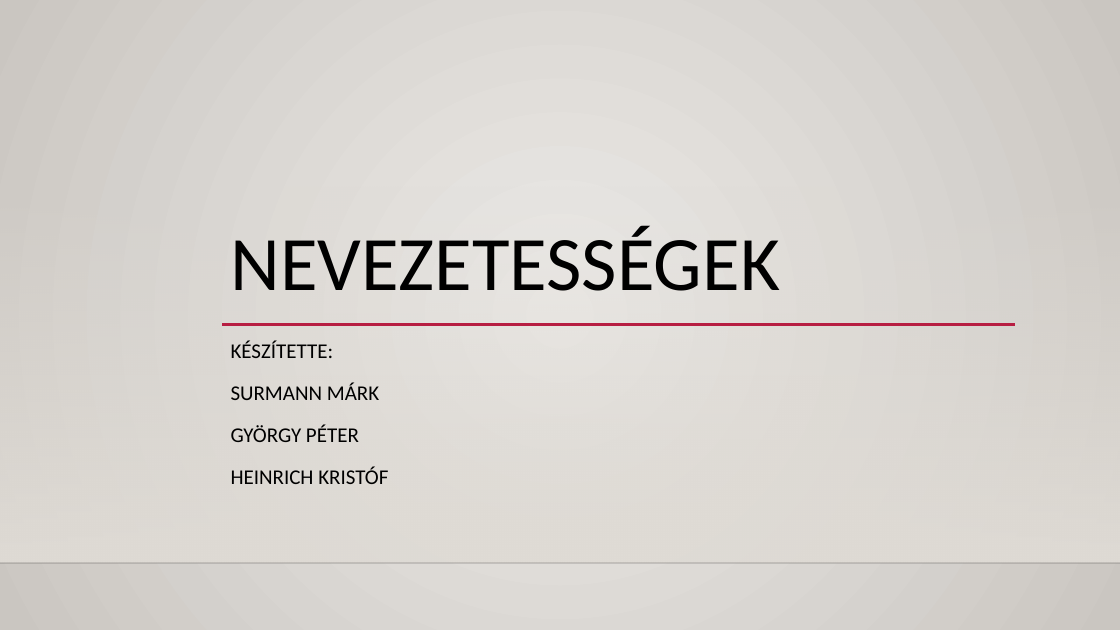
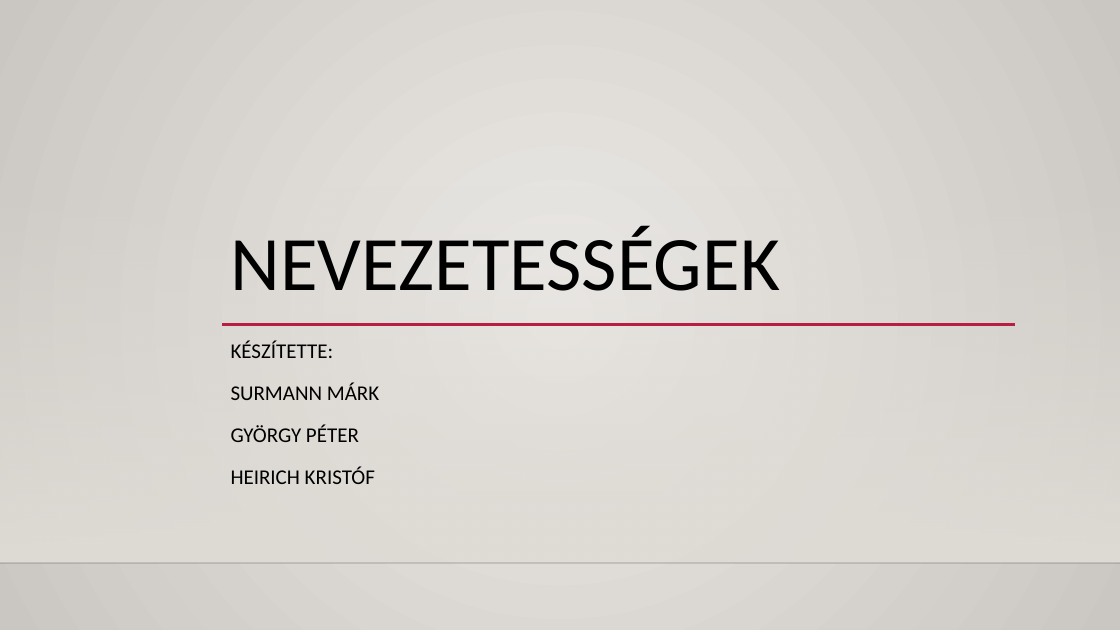
Before and after one commit to MrTakasu/Nevezetesegek, a slide deck: slide 1 of Profimunka.pptx. Drawn at 1120x630 pixels with LibreOffice and Linux fonts; fonts in the diff are those of the drawing; background and template pictures are left out. Boxes give left, top, right and bottom in pixels: in the first picture for what was removed or moved away, otherwise in the second. Text is boxed around its words. In the diff, an @@ line names an element or a change of style, - is before the commit and + after.

```diff
--- a/Profimunka.pptx
+++ b/Profimunka.pptx
@@ subtitle at box(231, 467, 375, 484): text changed @@
-HEINRICH KRISTÓF
+HEIRICH KRISTÓF
```
Also in this commit, not shown: 3 other files.
